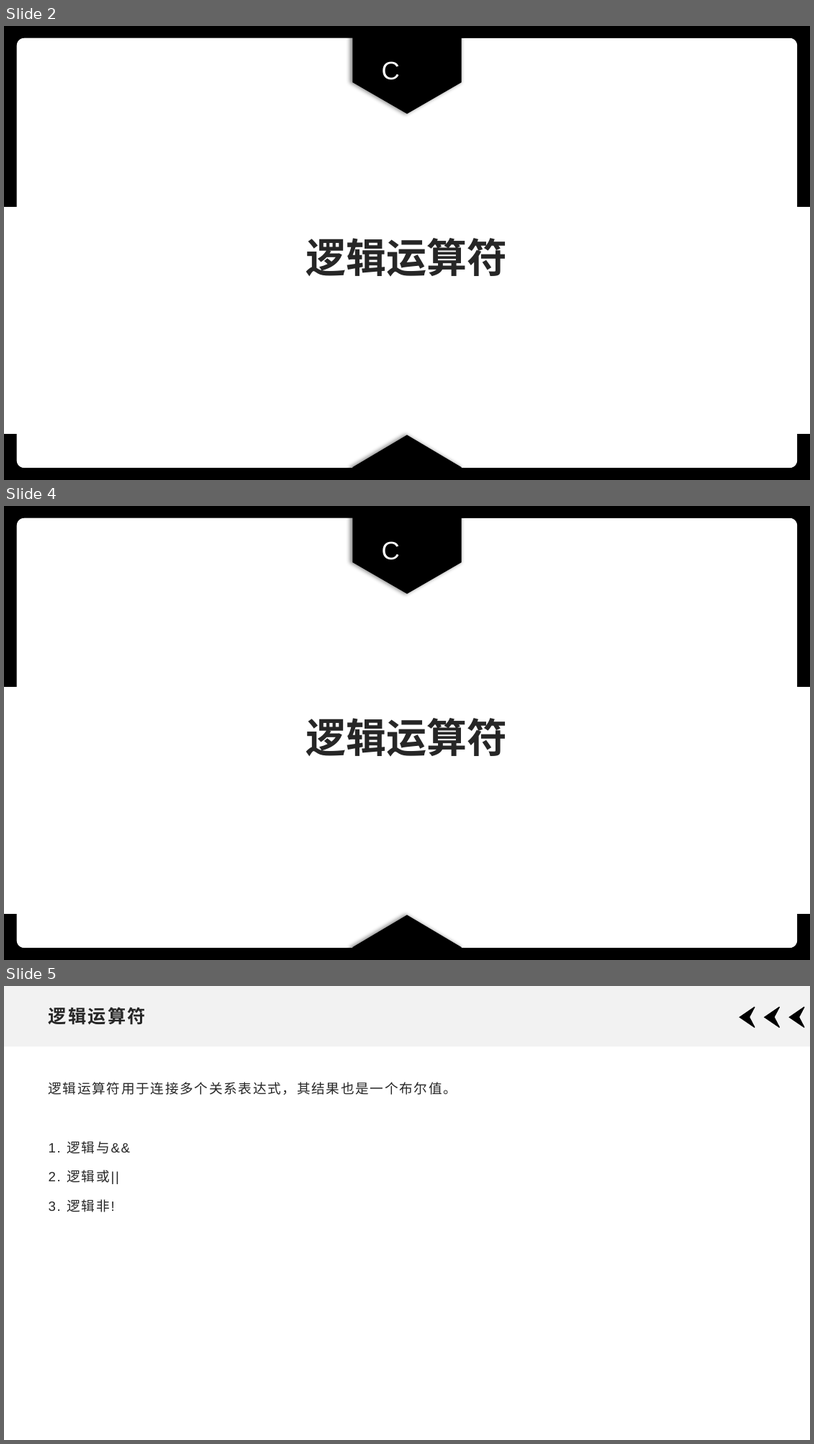
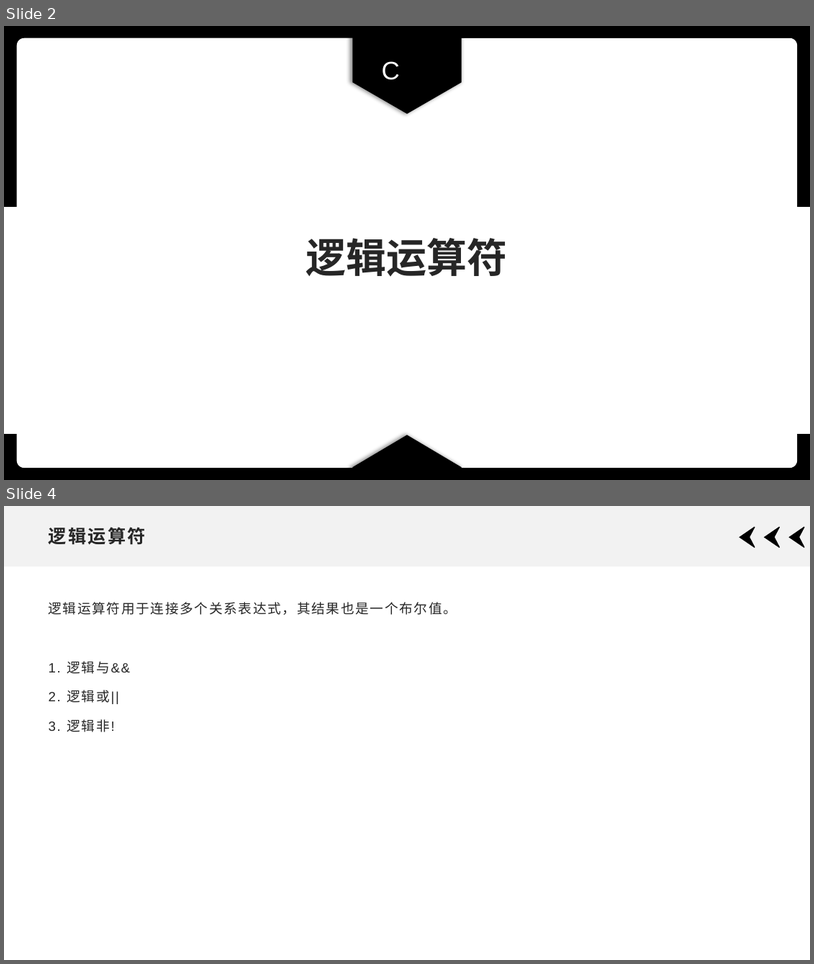
Before and after one commit to xdai02/C, a slide deck: slides/Chapter2.pptx. Shown one above the other, each under a label of ours: slides 2, 4 and 5 before the commit, slides 2 and 4 after it; the slides between them are not shown. The pictures are 814x1444 and 814x964 pixels, drawn with LibreOffice and Linux fonts; fonts in the diff are those of the drawing. Boxes give left, top, right and bottom in pixels: in the first picture for what was removed or moved away, otherwise in the second. Text is boxed around its words. In the diff, an @@ line names an element or a change of style, - is before the commit and + after.

```diff
--- a/slides/Chapter2.pptx
+++ b/slides/Chapter2.pptx
@@ slide 4 removed at (4, 506, 810, 960), background #FFFFFF; not listed: 5 template elements that a slide beside it also shows @@
@@ text removed at (382, 541, 400, 560) @@
-C
@@ title removed at (306, 718, 508, 756) @@
-逻辑运算符
@@ what was slide 5 is now slide 4 @@
```
Also in this commit, not shown: 5 other files.
